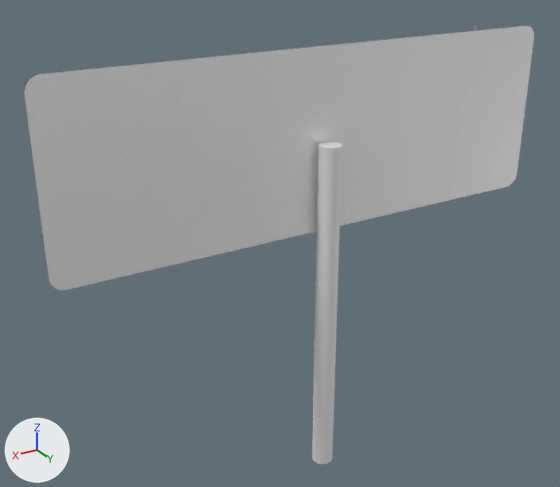
An edit to the COLLADA model worlds/models/meshes/Sharp_turn_left_long_1_leg.dae, drawn before and after from the same camera.
The view is the same before and after, from a 50 mm camera at (0.223, 0.329, 0.312) aimed at (0.019, -0.012, 0.141). The axes (+X, +Y, +Z) are drawn at lower left. The lights are the same throughout. Where no turn or scale is listed for an object, it has been applied to the vertices.

In view in the first picture: 'Cylinder', 'path2457'.
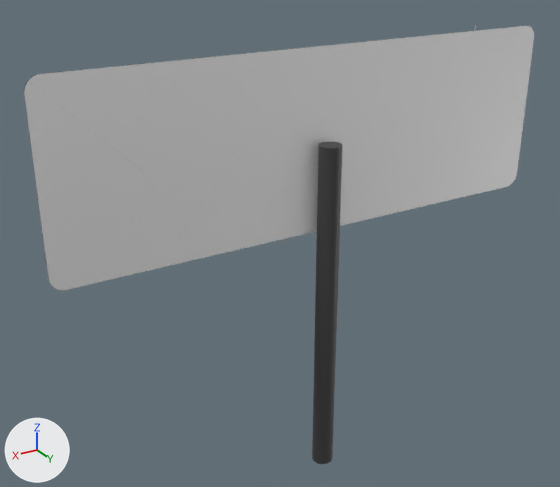
What the commit changed:
Material 'Material' (mat_material) is new.
Its base color is (0.0497, 0.0497, 0.0497) (black #3f3f3f).
me_cylinder has 64 vertices, 124 faces and spans x -0.006..0.006, y -0.006..0.006, z -0.1..0.1.
me_cylinder now uses material mat_material (black #3f3f3f).

Boxes (x1, y1, x2, y2) around the edits, measured in the pictures (560 x 487 px):
'Cylinder', recoloured (grey to black)
    both: (312, 142, 343, 464)
